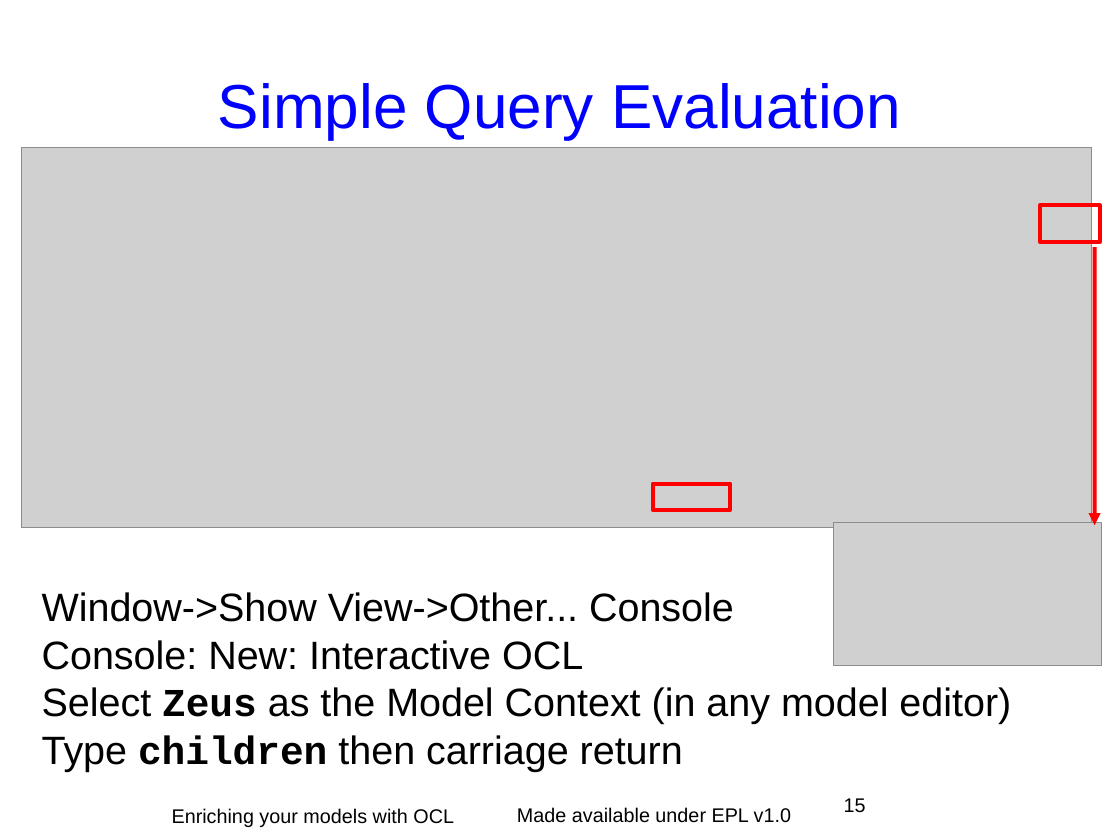
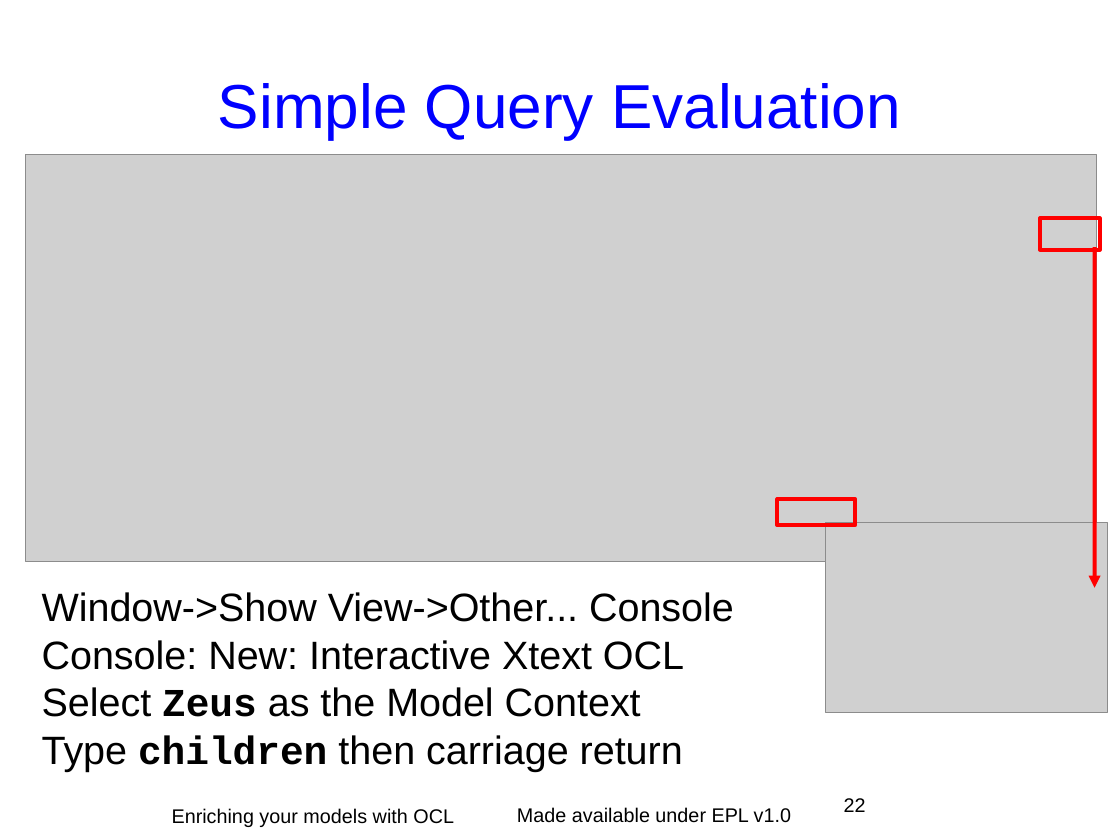
Before and after one commit to eclipse-ocl/ocl-website, a slide deck: slide 22 of ocl/docs/publications/EclipseCon2011Tutorial/EnrichingWithOCL.odp (slide 15 before the commit). Drawn at 1120x840 pixels with LibreOffice and Linux fonts; fonts in the diff are those of the drawing; grey boxes stand for pictures; background and template pictures are left out. Boxes give left, top, right and bottom in pixels: in the first picture for what was removed or moved away, otherwise in the second. Text is boxed around its words. In the diff, an @@ line names an element or a change of style, - is before the commit and + after.

```diff
--- a/ocl/docs/publications/EclipseCon2011Tutorial/EnrichingWithOCL.odp
+++ b/ocl/docs/publications/EclipseCon2011Tutorial/EnrichingWithOCL.odp
@@ picture: place and size @@
-picture at box(21, 147, 1093, 527)
+picture at box(26, 154, 1097, 561)
@@ rectangle: place and size @@
-rectangle at box(1041, 205, 1101, 242)
+rectangle at box(1041, 219, 1101, 250)
@@ arrow moved from (1095, 247) - (1095, 525) to (1095, 247) - (1095, 587) @@
@@ rectangle: place and size @@
-rectangle at box(652, 484, 731, 510)
+rectangle at box(777, 499, 856, 525)
@@ picture: place and size @@
-picture at box(833, 522, 1102, 666)
+picture at box(826, 522, 1108, 712)
@@ text at box(42, 592, 734, 772): text changed @@
-Window->Show View->Other... Console
-Console: New: Interactive OCL
-Select Zeus as the Model Context (in any model editor)
-Type children then carriage return
+Window->Show View->Other... Console
+Console: New: Interactive Xtext OCL
+Select Zeus as the Model Context
+Type children then carriage return
@@ page number at box(844, 798, 866, 812): text changed @@
-15
+22
```
Also in this commit, not shown: 47 other slides changed, 36 slides added, 39 slides removed.
